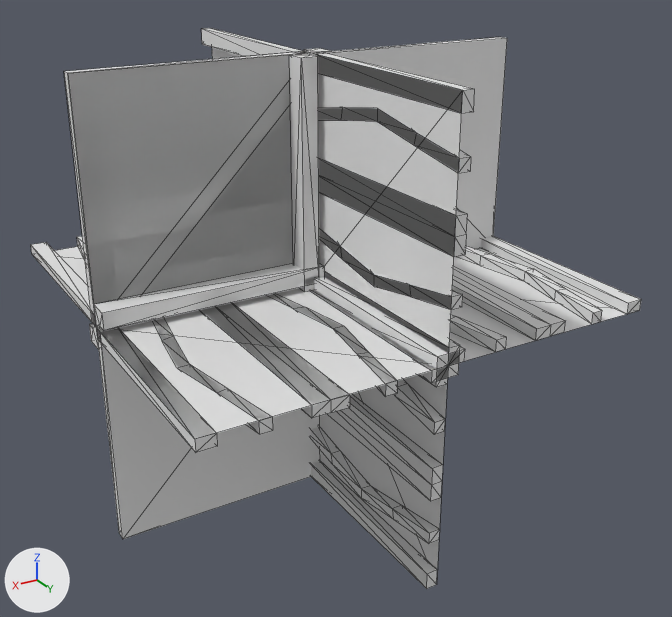
One commit to the OBJ model Data/bmc/tiles/t_121.obj: the scene before it, then after it.
Rendered twice from a 50 mm lens placed at (0.965, 1.708, 0.772), pointed at (-0.031, 0.048, -0.058). The lights are fixed; the arrows at lower left show +X, +Y and +Z. Mesh edges are drawn as thin lines. Where no turn or scale is listed for an object, it has been applied to the vertices.

Before the edit, the objects in view are built like this:
```python
me_t_121 = bpy.data.meshes.new('t_121')
me_t_121.from_pydata(...)  # 411 vertices, 796 faces; spans x -0.5..0.5, y -0.5..0.5, z -0.5..0.5
ob_t_121 = bpy.data.objects.new('t_121', me_t_121)
ob_t_121.location = (0.0, 0.0, 0.0)
```
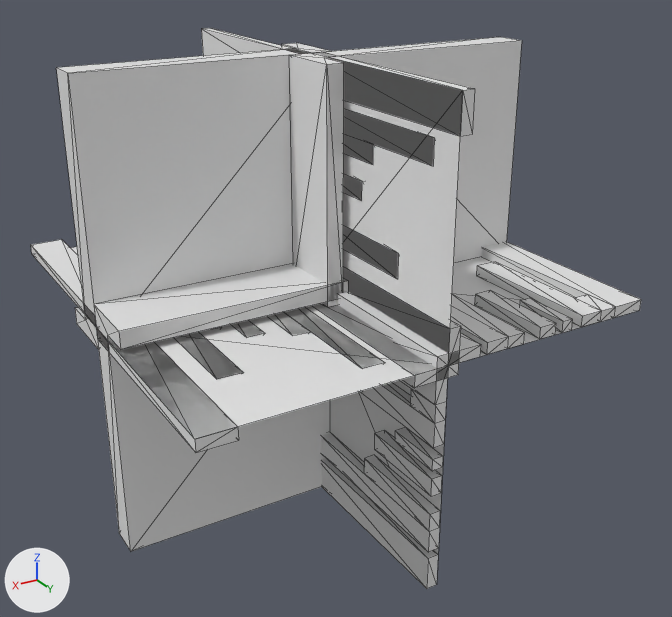
Location of each change, (x1, y1, x2, y2) in pixels of the pictures (672 x 617 px; the box of a moved part takes in the faces that stretch with it):
part 1 of me_t_121, added: after (395, 428, 443, 471)
part 2 of me_t_121, added: after (375, 430, 442, 497)
part 3 of me_t_121, added: after (520, 298, 573, 333)
part 4 of me_t_121, added: after (475, 290, 556, 339)
part 5 of me_t_121, rebuilt: before (266, 294, 397, 397); after (267, 307, 384, 369)
part 6 of me_t_121, rebuilt: before (318, 107, 471, 173); after (344, 109, 434, 166)
part 7 of me_t_121, rebuilt: before (202, 303, 350, 418); after (231, 321, 265, 338)
part 8 of me_t_121, rebuilt: before (318, 158, 468, 257); after (343, 174, 362, 200)
part 9 of me_t_121, rebuilt (7% narrower): before (311, 427, 439, 543); after (321, 433, 440, 552)
part 10 of me_t_121, rebuilt: before (450, 314, 507, 352); after (451, 294, 525, 355)
part 11 of me_t_121, deleted: before (452, 266, 566, 340)
part 12 of me_t_121, deleted: before (328, 394, 443, 501)
part 13 of me_t_121, moved or reshaped: (31, 29, 641, 589) in both

The edits, one by one:
me_t_121 is used by ob_t_121; location (0.0, 0.0, 0.0).
me_t_121 had 411 vertices, 796 faces and spanned x -0.5..0.5, y -0.5..0.5, z -0.5..0.5.
me_t_121 now has 347 vertices, 652 faces and spans x -0.5..0.5, y -0.5..0.5, z -0.5..0.5.
me_t_121 part 1: a new loose piece, a box spanning x 0.0..0.025, y 0.374..0.5, z -0.218..-0.193.
me_t_121 part 2: a new loose piece, a box spanning x 0.0..0.025, y 0.3..0.5, z -0.277..-0.237.
me_t_121 part 3: a new loose piece, a box spanning x -0.307..-0.282, y 0.374..0.5, z 0.0..0.025.
me_t_121 part 4: a new loose piece, a box spanning x -0.263..-0.223, y 0.3..0.5, z 0.0..0.025.
me_t_121 part 5: the loose piece of 38 vertices spanning x 0.071..0.138, y -0.5..0.5, z -0.025..0.025 is rebuilt with 25 vertices and now spans x 0.092..0.182, y -0.429..0.429, z -0.025..0.025.
me_t_121 part 6: the loose piece of 38 vertices spanning x -0.025..0.025, y -0.5..0.5, z 0.362..0.429 is rebuilt with 25 vertices and now spans x -0.025..0.025, y -0.429..0.429, z 0.318..0.408.
me_t_121 part 7: the loose piece of 21 vertices spanning x 0.213..0.287, y -0.5..0.5, z -0.025..0.025 is rebuilt with 14 vertices and now spans x 0.223..0.263, y -0.2..0.2, z -0.025..0.025.
me_t_121 part 8: the loose piece of 21 vertices spanning x -0.025..0.025, y -0.5..0.5, z 0.212..0.288 is rebuilt with 14 vertices and now spans x -0.025..0.025, y -0.2..0.2, z 0.237..0.277.
me_t_121 part 9: the loose piece of 20 vertices spanning x 0.0..0.025, y 0.0..0.5, z -0.429..-0.363 is rebuilt with 14 vertices and now spans x 0.0..0.025, y 0.071..0.5, z -0.408..-0.318.
me_t_121 part 10: the loose piece of 20 vertices spanning x -0.138..-0.071, y 0.0..0.5, z 0.0..0.025 is rebuilt with 14 vertices and now spans x -0.182..-0.092, y 0.071..0.5, z 0.0..0.025.
me_t_121 part 11: the loose piece of 12 vertices spanning x -0.287..-0.213, y 0.0..0.5, z 0.0..0.025 is deleted.
me_t_121 part 12: the loose piece of 12 vertices spanning x 0.0..0.025, y 0.0..0.5, z -0.288..-0.213 is deleted.
me_t_121 part 13: 186 vertices removed from x -0.5..0.5, y -0.5..0.5, z -0.5..0.5; 138 vertices added at x -0.5..0.5, y -0.5..0.5, z -0.5..0.5.
